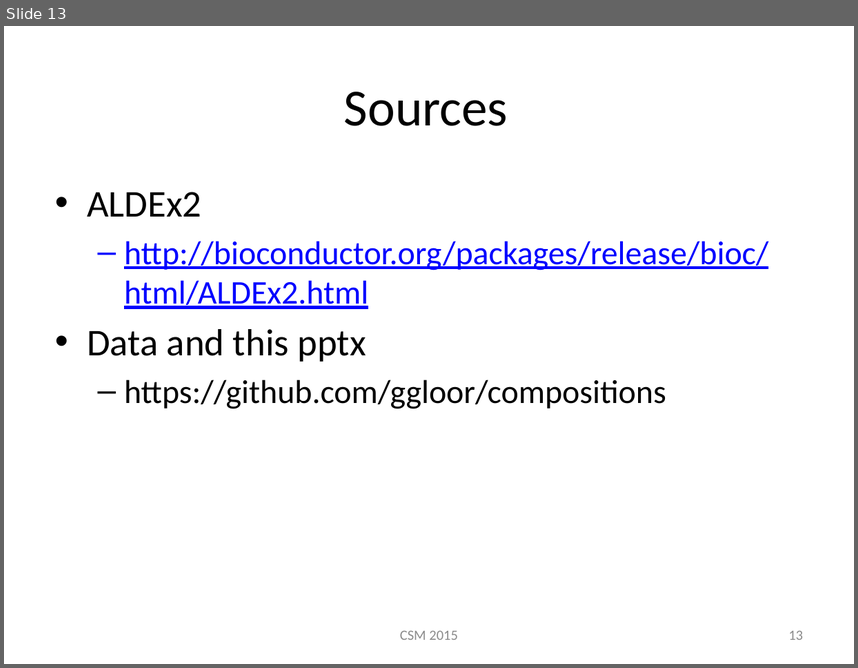
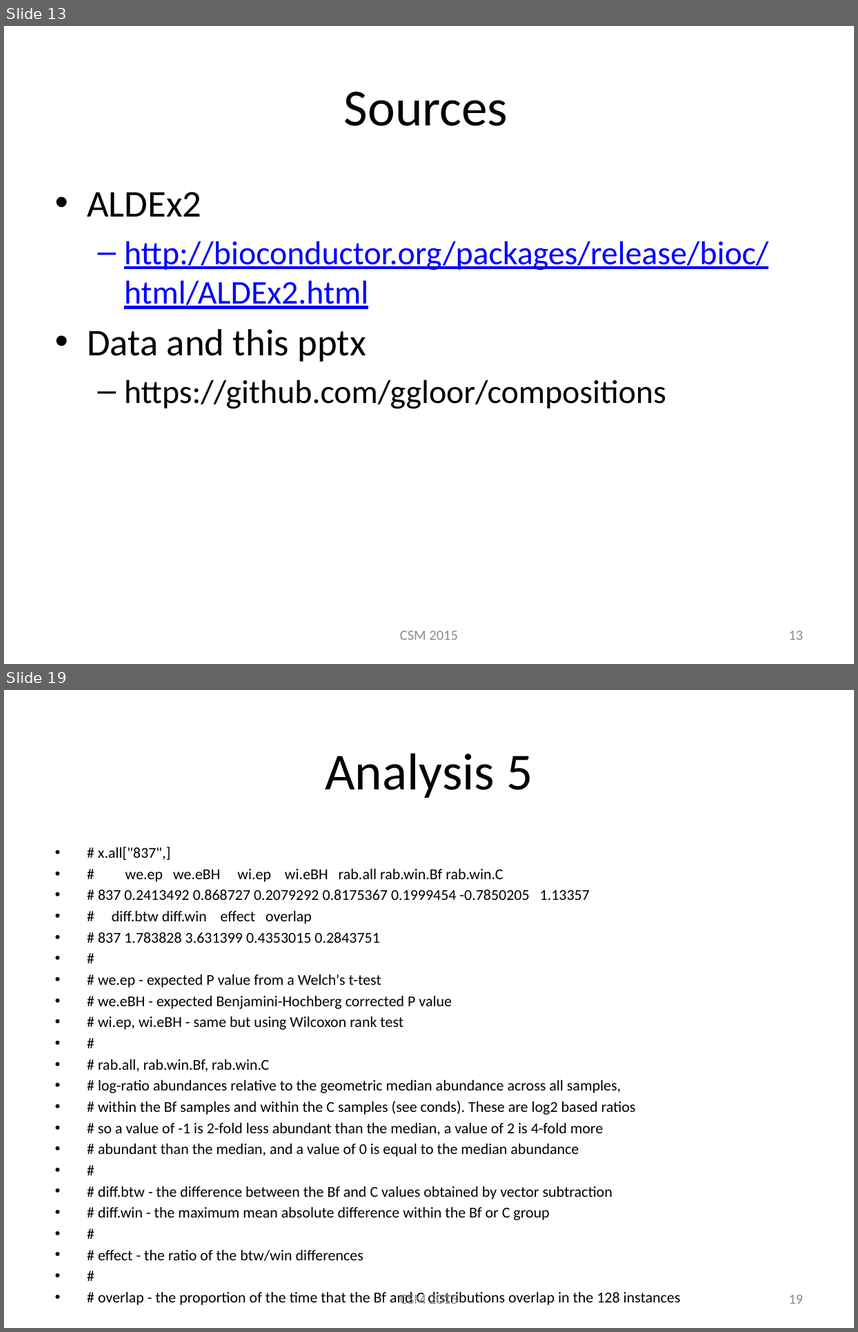
Before and after one commit to ggloor/compositions, a slide deck: CSM_2015_r.pptx. Shown one above the other, each under a label of ours: slide 13 before the commit, slides 13 and 19 after it; the slides between them are not shown. The pictures are 858x668 and 858x1332 pixels, drawn with LibreOffice and Linux fonts; fonts in the diff are those of the drawing. Boxes give left, top, right and bottom in pixels: in the first picture for what was removed or moved away, otherwise in the second. Text is boxed around its words. In the diff, an @@ line names an element or a change of style, - is before the commit and + after.

```diff
--- a/CSM_2015_r.pptx
+++ b/CSM_2015_r.pptx
@@ slide 19 added at [4, 690, 854, 1328], background #FFFFFF @@
@@ title added at [325, 753, 533, 798], 44 pt, text #000000 @@
+Analysis 5
@@ text added at [98, 847, 636, 1261], 12.8 pt, text #000000 @@
+• # x.all["837",]
+• # we.ep we.eBH wi.ep wi.eBH rab.all rab.win.Bf rab.win.C
+• # 837 0.2413492 0.868727 0.2079292 0.8175367 0.1999454 -0.7850205 1.13357
+• # diff.btw diff.win effect overlap
+• # 837 1.783828 3.631399 0.4353015 0.2843751
+• #
+• # we.ep - expected P value from a Welch's t-test
+• # we.eBH - expected Benjamini-Hochberg corrected P value
+• # wi.ep, wi.eBH - same but using Wilcoxon rank test
+• #
+• # rab.all, rab.win.Bf, rab.win.C
+• # log-ratio abundances relative to the geometric median abundance across all samples,
+• # within the Bf samples and within the C samples (see conds). These are log2 based ratios
+• # so a value of -1 is 2-fold less abundant than the median, a value of 2 is 4-fold more
+• # abundant than the median, and a value of 0 is equal to the median abundance
+• #
+• # diff.btw - the difference between the Bf and C values obtained by vector subtraction
+• # diff.win - the maximum mean absolute difference within the Bf or C group
+• #
+• # effect - the ratio of the btw/win differences
+• #
+• # overlap - the proportion of the time that the Bf and C distributions overlap in the 128 instances
@@ text added at [400, 1292, 458, 1303], 12 pt, text #8C8C8C @@
+CSM 2015
@@ page number added at [789, 1294, 803, 1303], 12 pt, text #8C8C8C @@
+19
```
Also in this commit, not shown: 1 slide changed, 5 other slides added, 1 other file.
